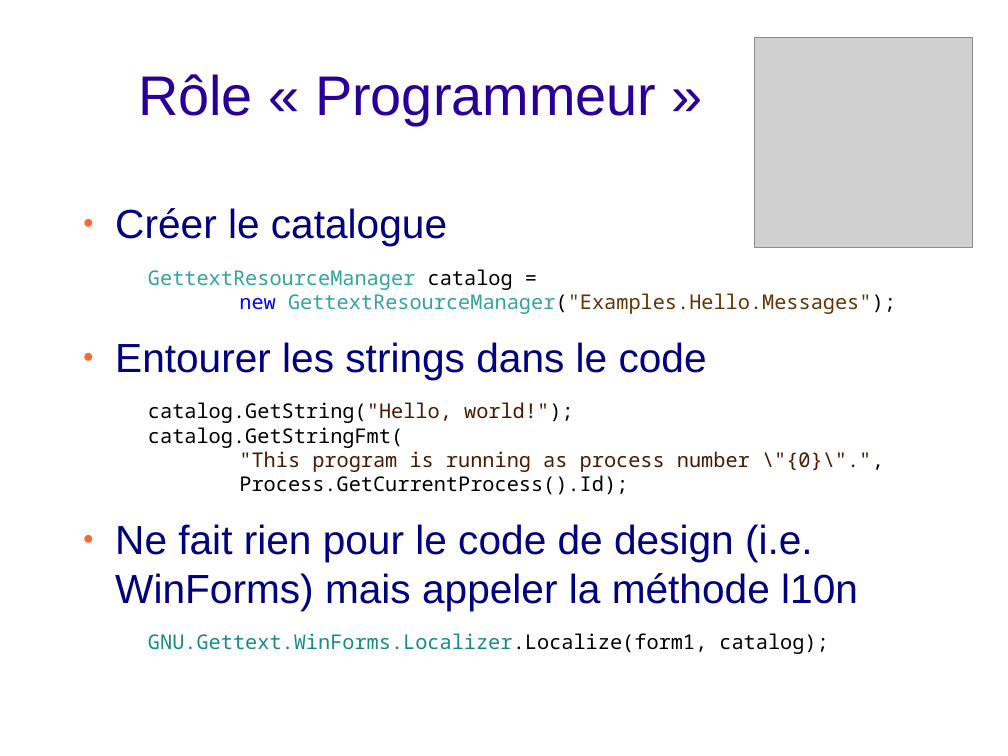
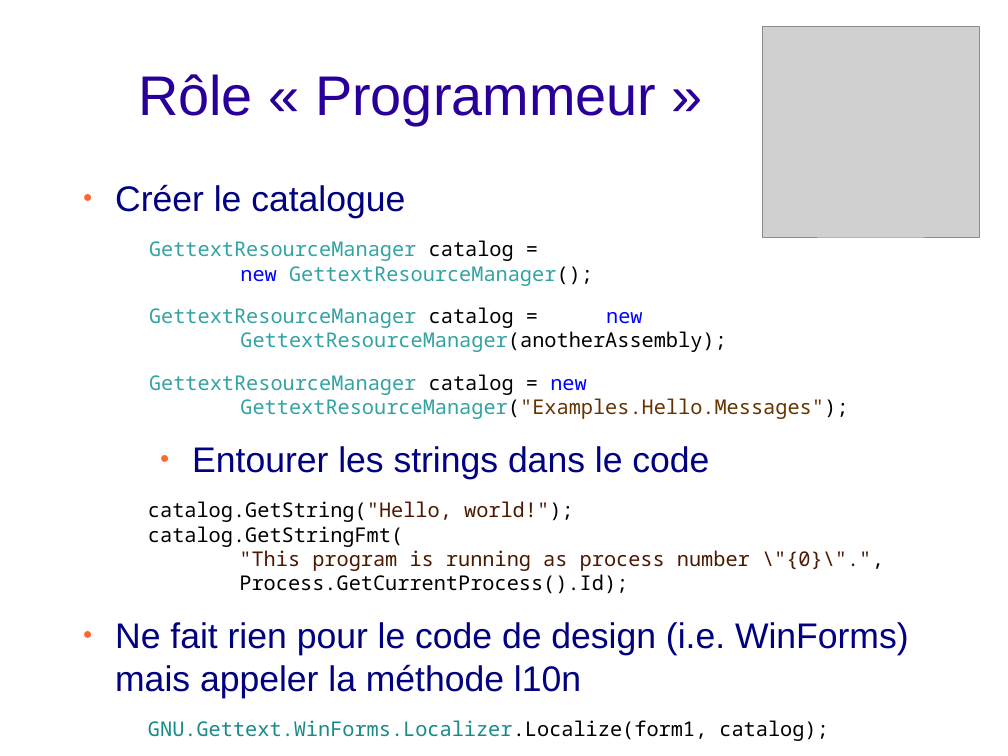
Before and after one commit to arbinada-com/gettext-dotnet, a slide deck: slide 13 of Docs/Solution_overview_fr.odp (slide 12 before the commit). Drawn at 1008x756 pixels with LibreOffice and Linux fonts; fonts in the diff are those of the drawing; grey boxes stand for pictures; background and template pictures are left out. Boxes give left, top, right and bottom in pixels: in the first picture for what was removed or moved away, otherwise in the second. Text is boxed around its words. In the diff, an @@ line names an element or a change of style, - is before the commit and + after.

Commit message:
Default constructor for ResourceManager

```diff
--- a/Docs/Solution_overview_fr.odp
+++ b/Docs/Solution_overview_fr.odp
@@ picture: place and size @@
-picture at [756, 38, 972, 248]
+picture at [763, 27, 980, 237]
@@ text "Créer le catalogue": place and size @@
-text "Créer le catalogue" at [115, 208, 896, 654]
+text "Créer le catalogue" at [115, 184, 909, 741]
@@ text at [115, 184, 909, 698]: size 32 to 28 pt in "Créer le catalogue", "Entourer les strings dans le code", "Ne fait rien pour le code de ..."; indent changed @@
@@ text at [149, 240, 726, 352]: paragraphs added @@
+GettextResourceManager catalog =
+new GettextResourceManager();
+GettextResourceManager catalog = new
+GettextResourceManager(anotherAssembly);
```
Also in this commit, not shown: 2 other slides changed, 1 slide added, 5 other files.
